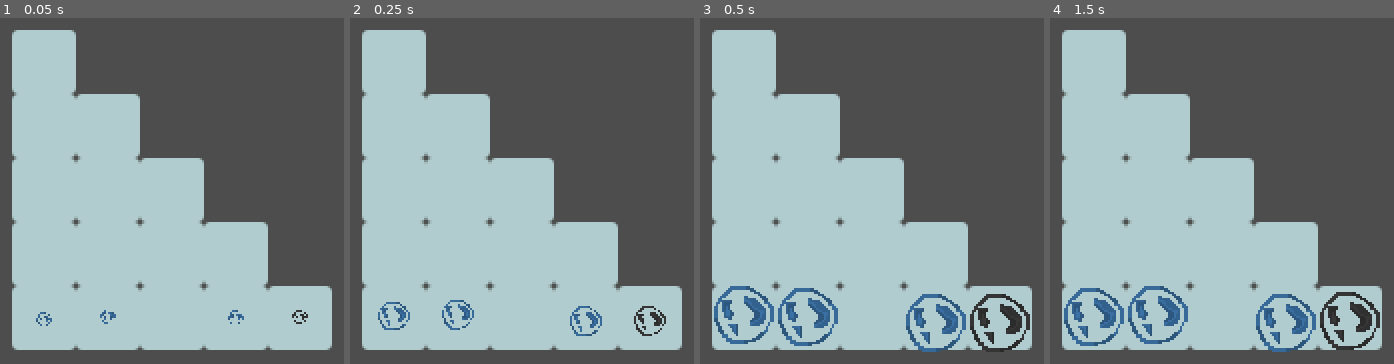
Above: before the commit, frames 1-4 (left to right).
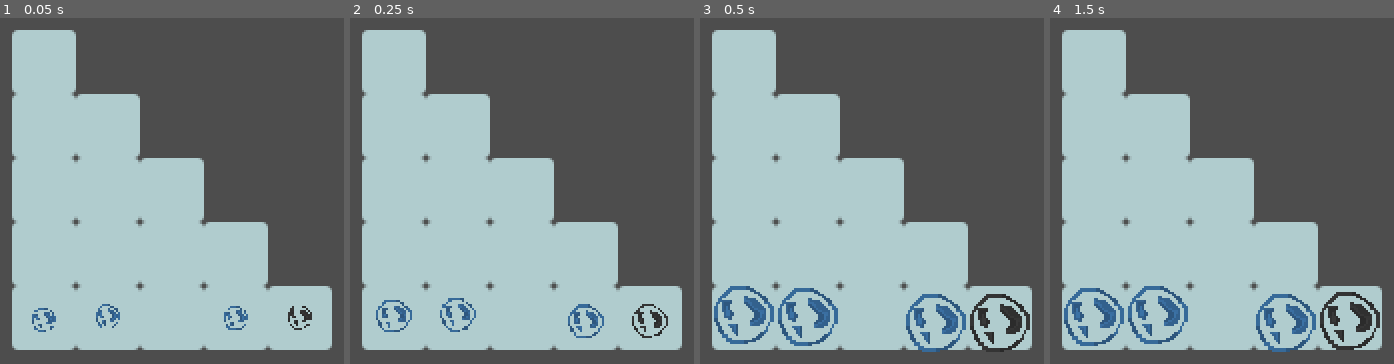
Above: after the commit, the same moments.

Repository: kaiec/ggj25-bubble-game
Game: Godot game, scene res://levels/level_2.tscn
Same seed, same stepped clock (60 frames per second), same inputs: the game is played once before the commit and once after it. This scene is started directly instead of the project's main scene.
Inputs (mouse positions are in pixels of both pictures, inside the frame that each line leads up to):
- Up to frame 1 (0.05 s): no input
- Up to frame 2 (0.25 s): no input
- Up to frame 3 (0.5 s): no input
- Up to frame 4 (1.5 s): tap Enter at 0.5 s; move the mouse to (outside the picture) at 0.52 s; hold D (move_right) 0.53-1.28 s; click (outside the picture) at 0.6 s; move the mouse to (1252, 360) at 1.27 s; hold S (move_down) from 1.28 s (still down); click (1252, 360) at 1.35 s

The runs differ from the first frame. In frame 1, 0.8% of the frame differs, in the area x 9-91%, y 82-91%; in frame 2, 1.3%, in the area x 7-93%, y 80-93%; in frame 3, nothing differs; in frame 4, nothing differs.

Commit message:
fixed animation bug

Diff:
--- a/bubble/basic_bubble.gd
+++ b/bubble/basic_bubble.gd
@@ -15,6 +15,15 @@
 
 var bursting := false
 var anim_offset := 0.0
+
+var animation_time = 0.3
+
+@onready var projectiles = {
+	$LeftProjectile: Vector2(-32, 0),
+	$RightProjectile: Vector2(32, 0),
+	$UpProjectile: Vector2(0, 32),
+	$DownProjectile: Vector2(0, -32),
+}
 
 var engine: BubbleEngine:
 	get():
@@ -53,7 +62,7 @@
 	scale = Vector2(0,0)
 	show()
 	var tween = create_tween().set_trans(Tween.TRANS_BOUNCE).set_ease(Tween.EASE_OUT_IN)
-	tween.tween_property(self, "scale", Vector2(1,1), 0.4)
+	tween.tween_property(self, "scale", Vector2(1,1), animation_time)
 	await tween.finished
 	print("Spawn animation finished: ", self)
 
@@ -65,8 +74,11 @@
 	bursting = true
 	remove_from_group("goal")
 	var tween = create_tween().set_ease(Tween.EASE_OUT).set_parallel()
-	tween.tween_property(self, "scale", Vector2(2,2), 0.3)
-	tween.tween_property(self, "modulate:a", 0.5, 0.3)
+	tween.tween_property(sprite, "scale", Vector2(2,2), animation_time)
+	tween.tween_property(sprite, "modulate:a", 0.5, animation_time)
+	for proj in projectiles:
+		proj.show()
+		tween.tween_property(proj, "position", proj.position + projectiles[proj], animation_time)
 	await tween.finished
 	hide()
 
--- a/bubble/bubble.gd
+++ b/bubble/bubble.gd
@@ -9,7 +9,7 @@
 	if bursting:
 		return
 	print("Burst start at ", cell)
-	super.burst()
+	await super()
 	var new_bubbles = []
 	for n in [Vector2i.UP, Vector2i.DOWN, Vector2i.RIGHT, Vector2i.LEFT]:
 		var c = cell + n
--- a/bubble/bubble_engine.gd
+++ b/bubble/bubble_engine.gd
@@ -19,6 +19,9 @@
 
 
 @onready var cursor: Sprite2D = $Cursor
+
+var use_max_clicks := false
+var clicks_left := 0
 
 enum BubbleType {
 	BUBBLE,
@@ -70,6 +73,9 @@
 func select_bubble(cell) -> bool:
 	var bubble = get_bubble(cell)
 	if bubble and not bubble.is_in_group("unclickable"):
+		if use_max_clicks and clicks_left != 0:
+			return false
+		# TODO clicks left
 		bubble.size += 1
 		return true
 	return false
@@ -80,3 +86,7 @@
 		cursor.global_position = area.map_to_local(cell)
 	else:
 		cursor.hide()
+
+func set_max_clicks(max_clicks : int):
+	use_max_clicks = true
+	clicks_left = max_clicks
--- a/bubble/game_objects/basic_bubble.tscn
+++ b/bubble/game_objects/basic_bubble.tscn
@@ -10,3 +10,27 @@
 texture = ExtResource("2_5bted")
 region_enabled = true
 region_rect = Rect2(0, 0, 32, 32)
+
+[node name="LeftProjectile" type="Sprite2D" parent="."]
+visible = false
+texture = ExtResource("2_5bted")
+region_enabled = true
+region_rect = Rect2(0, 0, 32, 32)
+
+[node name="RightProjectile" type="Sprite2D" parent="."]
+visible = false
+texture = ExtResource("2_5bted")
+region_enabled = true
+region_rect = Rect2(0, 0, 32, 32)
+
+[node name="UpProjectile" type="Sprite2D" parent="."]
+visible = false
+texture = ExtResource("2_5bted")
+region_enabled = true
+region_rect = Rect2(0, 0, 32, 32)
+
+[node name="DownProjectile" type="Sprite2D" parent="."]
+visible = false
+texture = ExtResource("2_5bted")
+region_enabled = true
+region_rect = Rect2(0, 0, 32, 32)
--- a/levels/level_1.gd
+++ b/levels/level_1.gd
@@ -4,12 +4,16 @@
 
 @onready var bubble_engine: BubbleEngine = $BubbleEngine
 
+@export var max_clicks: int = -1
+
 # Called when the node enters the scene tree for the first time.
 func _ready() -> void:
+	if max_clicks > 0:
+		bubble_engine.set_max_clicks(max_clicks)
 	bubble_engine.win.connect(func():
 		win.emit()
 		queue_free()
-		)
+	)
 	for bubble in $Bubbles.get_children():
 		bubble.cell = $Area.local_to_map(bubble.position)
 
Not shown: 1 places in bubble/game_objects/basic_bubble.tscn that only renumber resources
